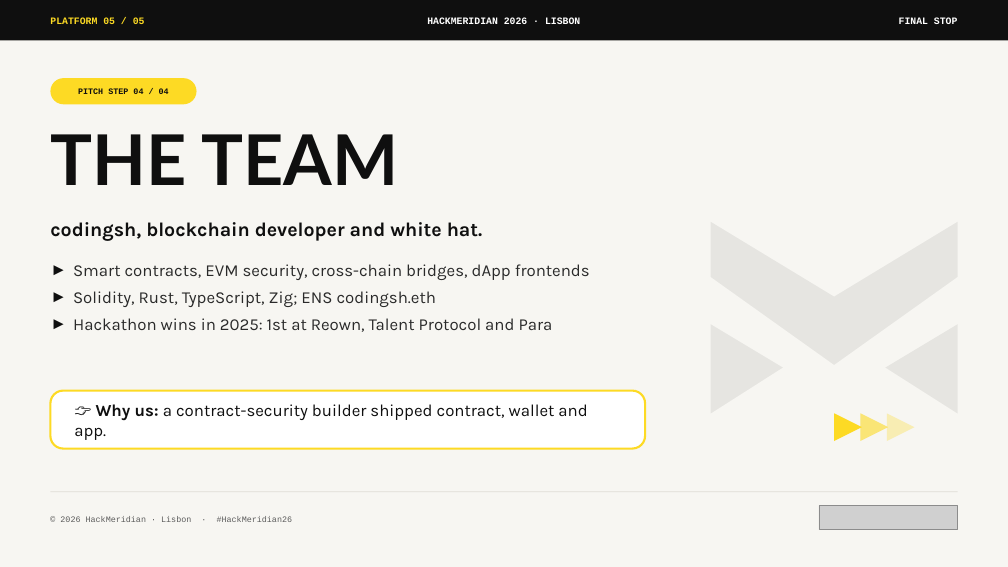
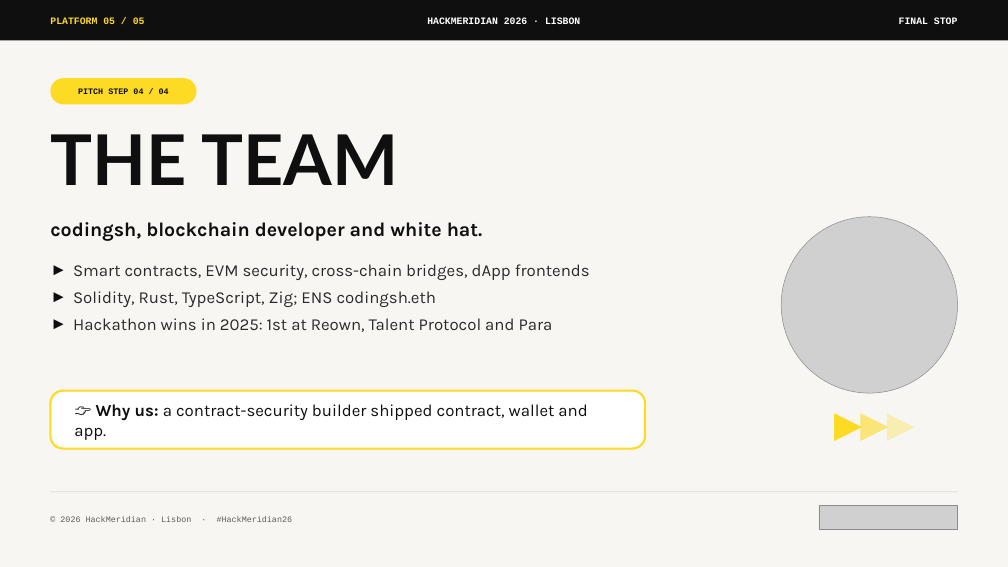
Before and after one commit to developerfred/nata-stellar, a slide deck: slide 5 of docs/nata-pitch-deck-hackmeridian.pptx. Drawn at 1008x567 pixels with LibreOffice and Linux fonts; fonts in the diff are those of the drawing; grey boxes stand for pictures. Boxes give left, top, right and bottom in pixels: in the first picture for what was removed or moved away, otherwise in the second. Text is boxed around its words. In the diff, an @@ line names an element or a change of style, - is before the commit and + after.

Commit message:
docs: add team photo to pitch deck

```diff
--- a/docs/nata-pitch-deck-hackmeridian.pptx
+++ b/docs/nata-pitch-deck-hackmeridian.pptx
@@ freeform shape removed at (x1=711, y1=222, x2=958, y2=365) @@
@@ picture added at (x1=781, y1=217, x2=958, y2=393) @@
@@ freeform shape removed at (x1=711, y1=324, x2=783, y2=413) @@
@@ freeform shape removed at (x1=886, y1=324, x2=958, y2=413) @@
```
